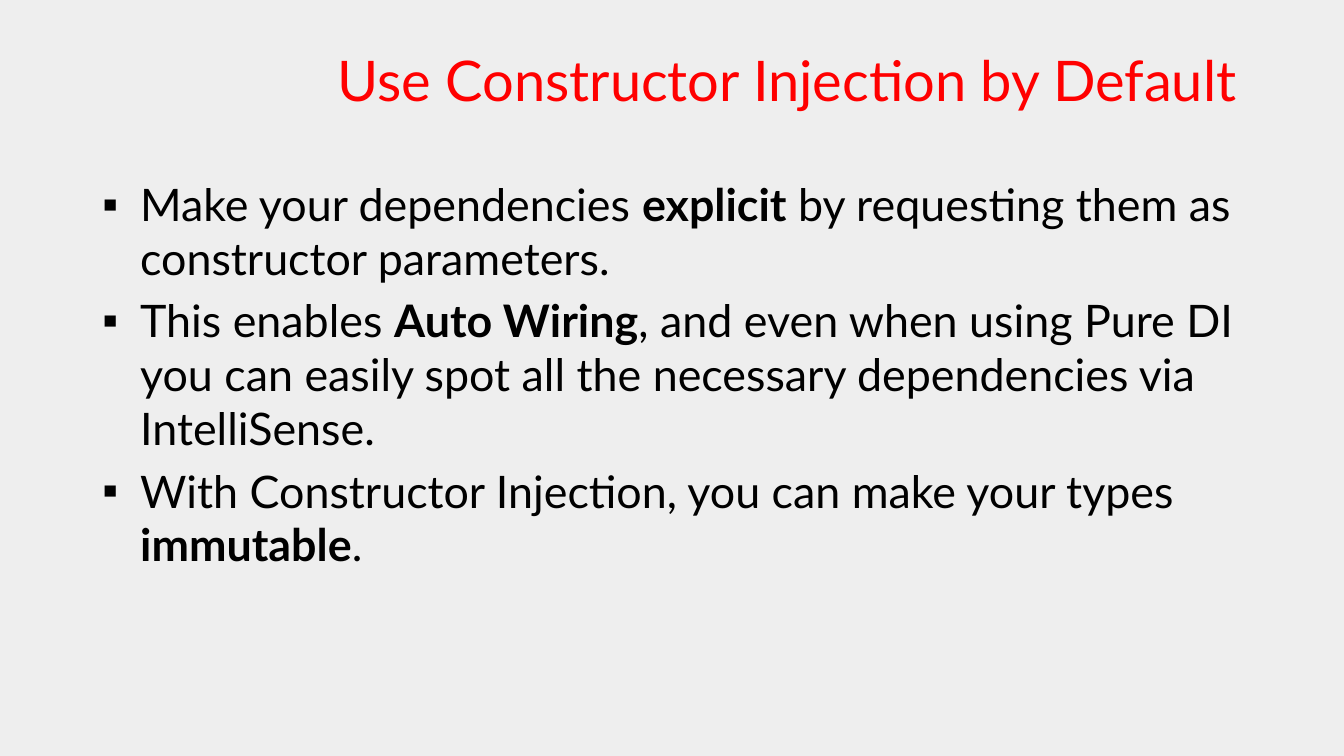
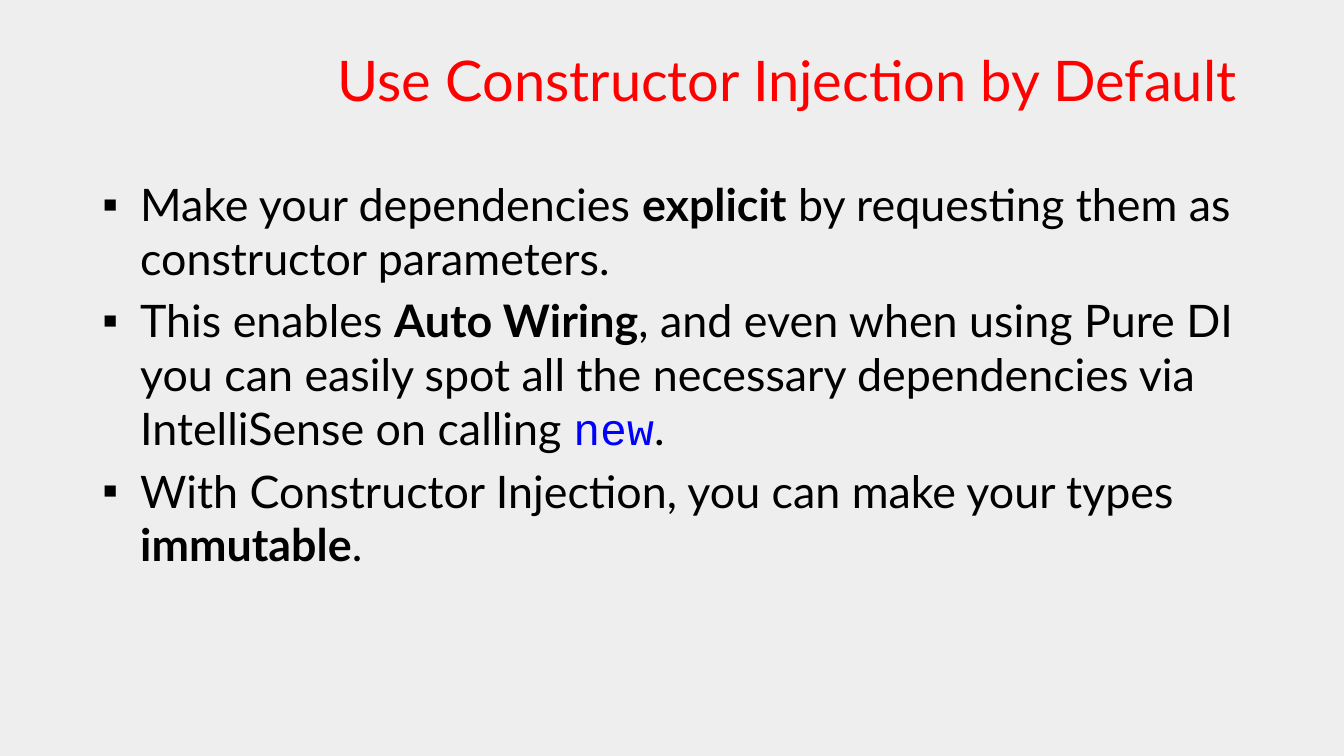
Before and after one commit to feO2x/AdcCore2017.DependencyInjection, a slide deck: slide 20 of ADC Core 2017 - Designing ASP.NET Core Apps with Dependency Injection in Mind.pptx. Drawn at 1344x756 pixels with LibreOffice and Linux fonts; fonts in the diff are those of the drawing; background and template pictures are left out. Boxes give left, top, right and bottom in pixels: in the first picture for what was removed or moved away, otherwise in the second. Text is boxed around its words. In the diff, an @@ line names an element or a change of style, - is before the commit and + after.

Commit message:
added ConstructorInjection by Default example

```diff
--- a/ADC Core 2017 - Designing ASP.NET Core Apps with Dependency Injection in Mind.pptx
+++ b/ADC Core 2017 - Designing ASP.NET Core Apps with Dependency Injection in Mind.pptx
@@ text at [140,303,1233,454]: text changed @@
-▪ This enables Auto Wiring, and even when using Pure DI you can easily spot all the necessary dependencies via IntelliSense.
+▪ This enables Auto Wiring, and even when using Pure DI you can easily spot all the necessary dependencies via IntelliSense on calling new.
```
Also in this commit, not shown: 5 other slides changed, 3 slides added, 1 slide removed, 5 other files.
